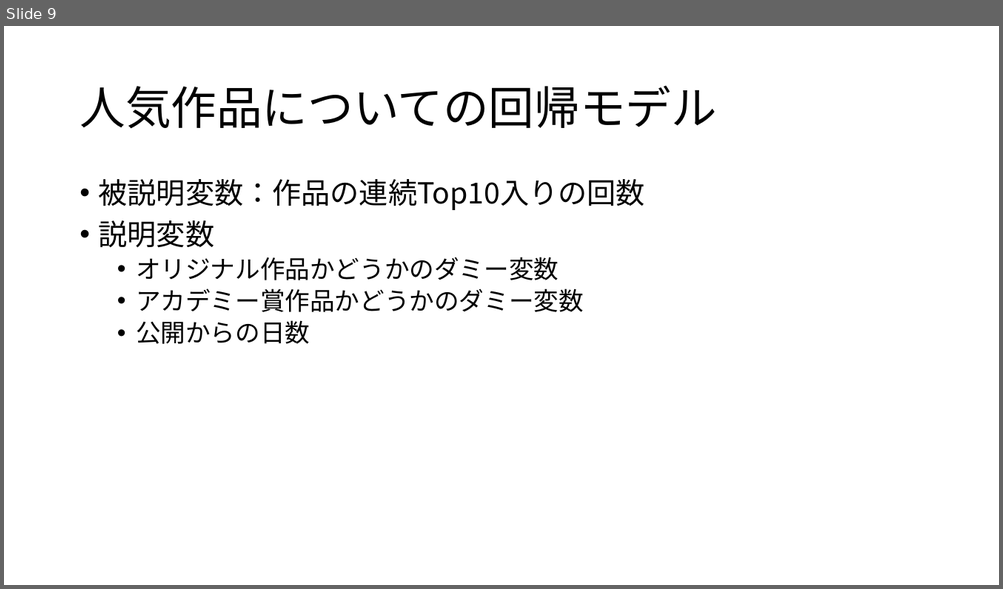
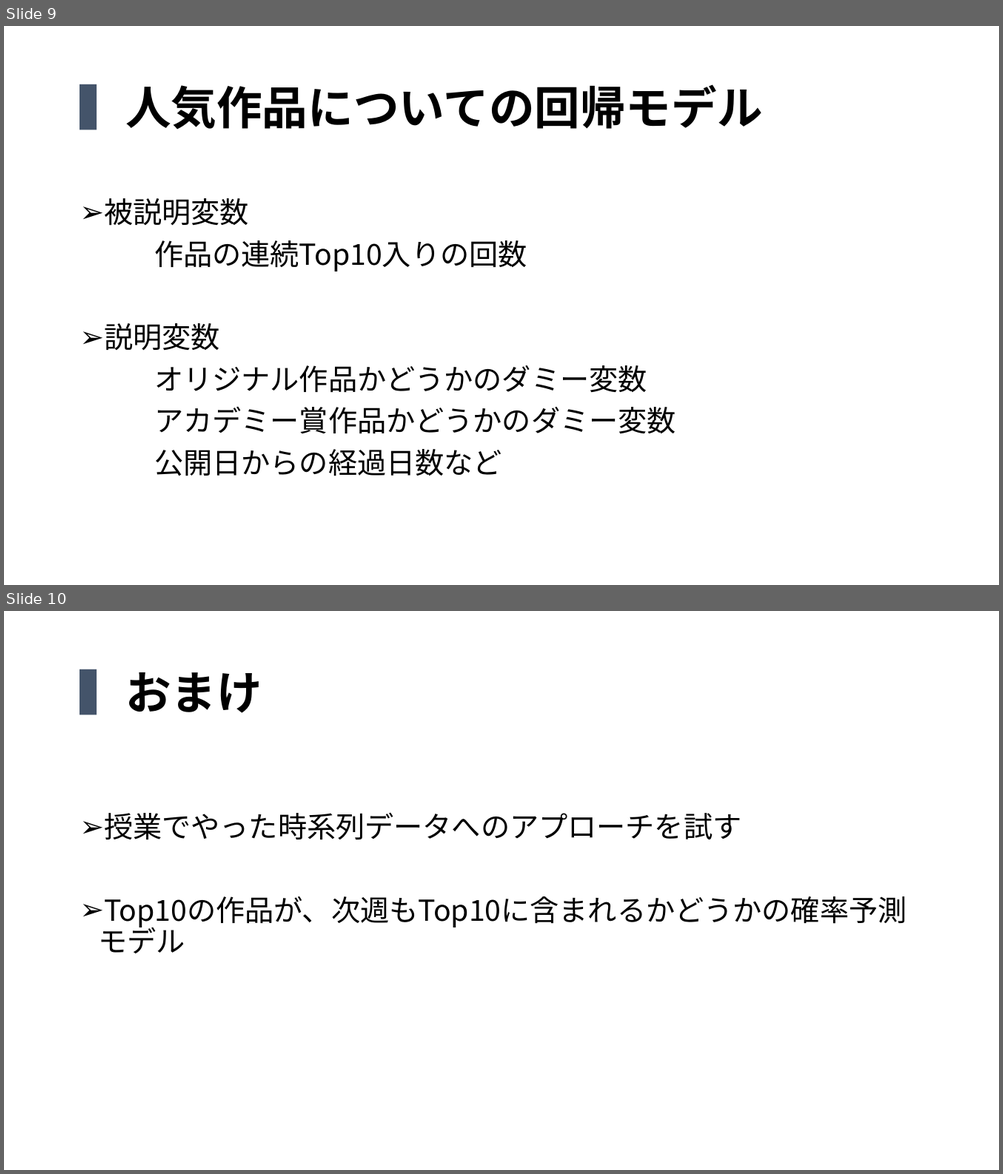
Before and after one commit to QuillshWammy/Netflix_Analysis, a slide deck: Document/中間発表.pptx. Shown one above the other, each under a label of ours: slide 9 before the commit, slides 9 and 10 after it. The pictures are 1003x589 and 1003x1174 pixels, drawn with LibreOffice and Linux fonts; fonts in the diff are those of the drawing. Boxes give left, top, right and bottom in pixels: in the first picture for what was removed or moved away, otherwise in the second. Text is boxed around its words. In the diff, an @@ line names an element or a change of style, - is before the commit and + after.

```diff
--- a/Document/中間発表.pptx
+++ b/Document/中間発表.pptx
@@ slide 10 added at (4,611,999,1170), background #FFFFFF @@
@@ title added at (79,669,262,715), 44 pt, text #000000, bold @@
+▍おまけ
@@ text added at (104,812,906,929), 28 pt, text #000000 @@
+➢ 授業でやった時系列データへのアプローチを試す
+➢ Top10の作品が、次週もTop10に含まれるかどうかの確率予測モデル
@@ slide 9 changed as well @@
@@ title at (79,84,762,130): text changed; font Noto Sans CJK JP to Arial; bold on @@
-人気作品についての回帰モデル
+▍人気作品についての回帰モデル
@@ text "被説明変数": place and size @@
-text "被説明変数" at (99,179,645,344)
+text "被説明変数" at (104,198,676,477)
@@ text at (104,198,526,272): text changed @@
-• 被説明変数：作品の連続Top10入りの回数
+➢ 被説明変数
+作品の連続Top10入りの回数
@@ text at (104,323,676,434): size 24 to 28 pt in "オリジナル作品かどうかのダミー変数", "アカデミー賞作品かどうかのダミー変数"; bullet • to ➢; bullet • to none; list level 2 to 1 in "オリジナル作品かどうかのダミー変数"; list level 2 to 1 in "アカデミー賞作品かどうかのダミー変数" @@
@@ text at (154,449,502,477): text changed; size 24 to 28 pt @@
-  • 公開からの日数
+公開日からの経過日数など
```
Also in this commit, not shown: 8 other slides changed.
